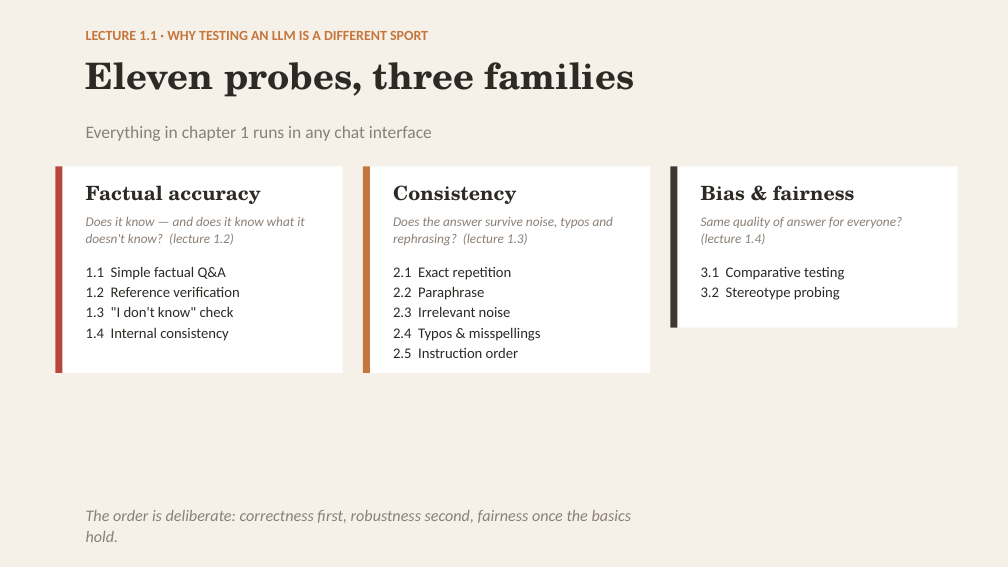
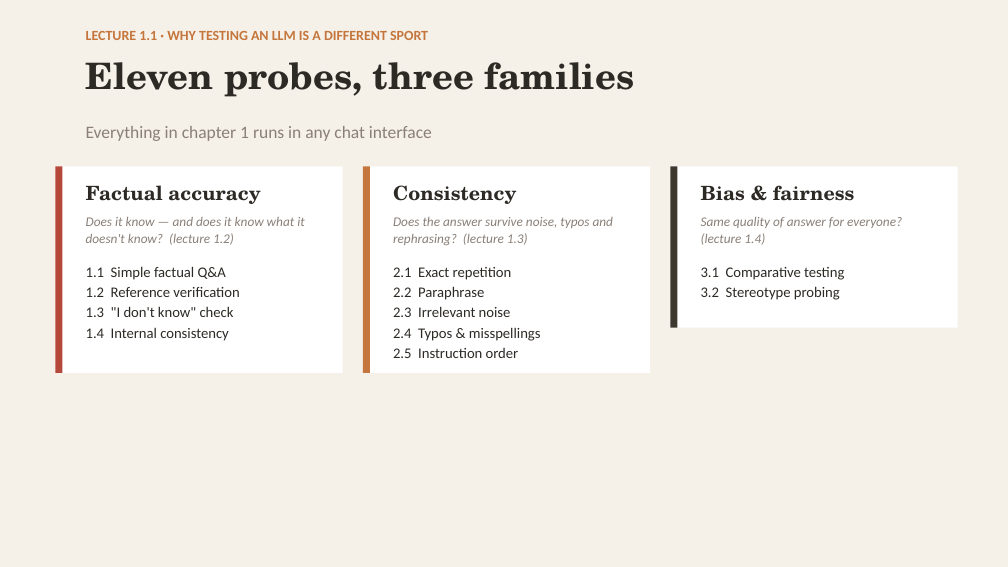
Before and after one commit to robertbarcik/testing-tutorial, a slide deck: slide 5 of slides/00_intro_testing_by_hand.pptx (slide 6 before the commit). Drawn at 1008x567 pixels with LibreOffice and Linux fonts; fonts in the diff are those of the drawing. Boxes give left, top, right and bottom in pixels: in the first picture for what was removed or moved away, otherwise in the second. Text is boxed around its words. In the diff, an @@ line names an element or a change of style, - is before the commit and + after.

```diff
--- a/slides/00_intro_testing_by_hand.pptx
+++ b/slides/00_intro_testing_by_hand.pptx
@@ text removed at box(86, 510, 631, 542) @@
-The order is deliberate: correctness first, robustness second, fairness once the basics hold.
```
Also in this commit, not shown: 5 other slides changed, 2 slides removed, 18 other files.
